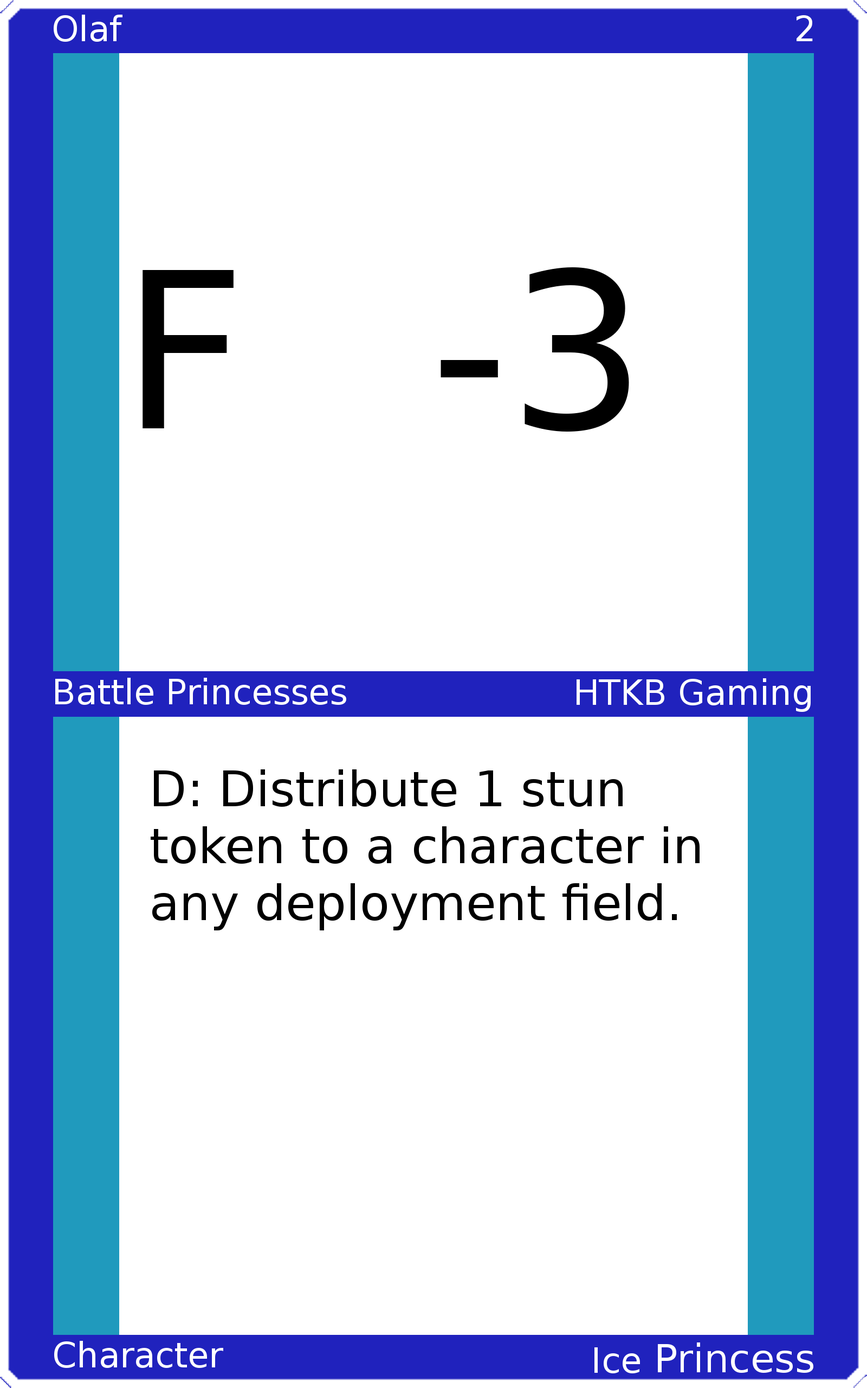
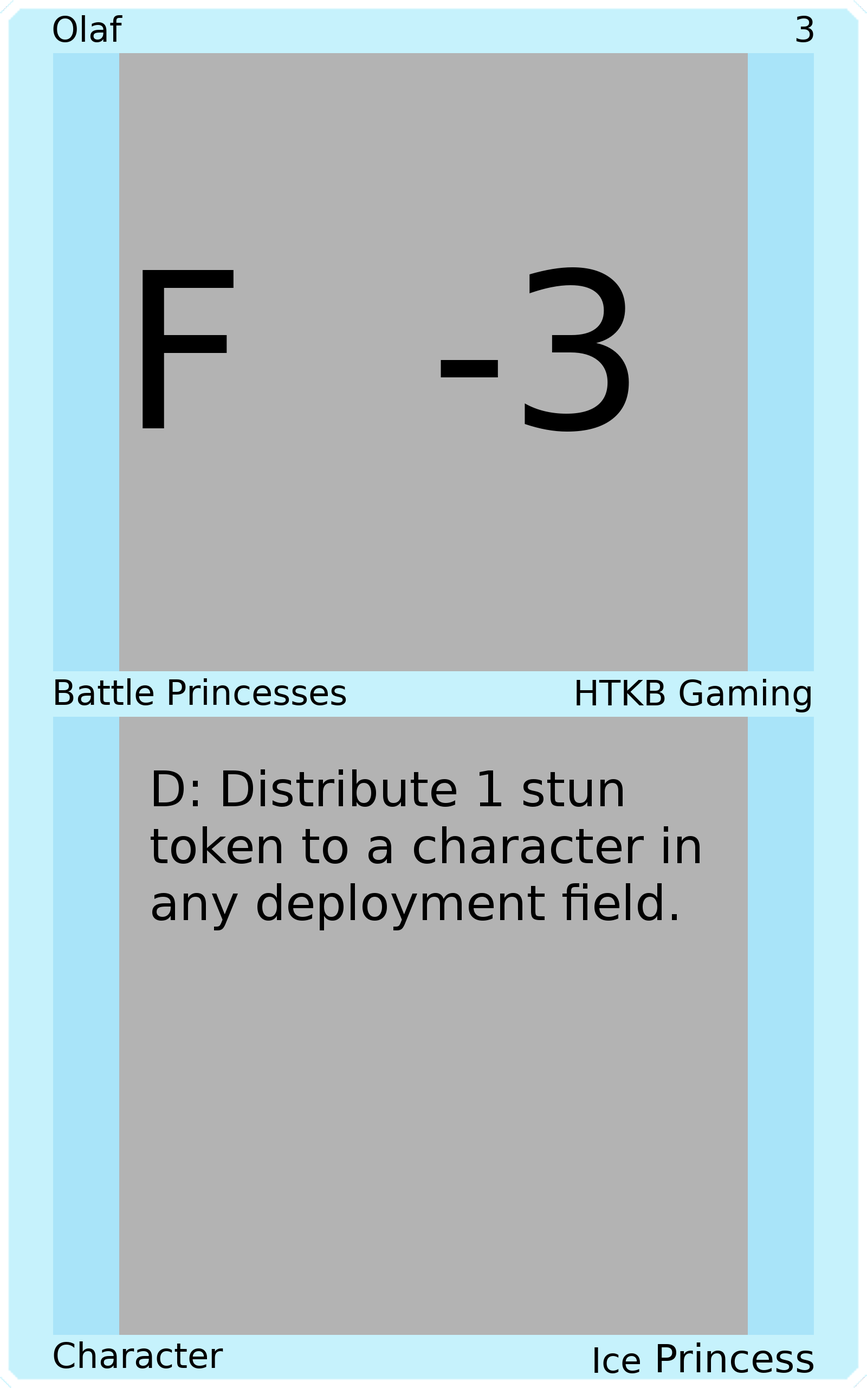
Before/after of a 867x1388 layered artwork. What changed in the layer stack:
painted on "Upper Left" over [53, 14, 123, 43]
painted on "Upper Right" over [796, 15, 814, 43]
painted on "Mid Left" over [55, 677, 347, 706]
painted on "Mid Right" over [576, 678, 811, 713]
painted on "Bottom Left" over [53, 1340, 224, 1369]
painted on "Bottom Right" over [594, 1342, 814, 1373]
painted on "Border" over [0, 0, 867, 1388]
painted on "Top Background" over [119, 52, 748, 673]
painted on "Bottom Background" over [119, 715, 748, 1336]
painted on "Background" over [35, 35, 832, 1352]
